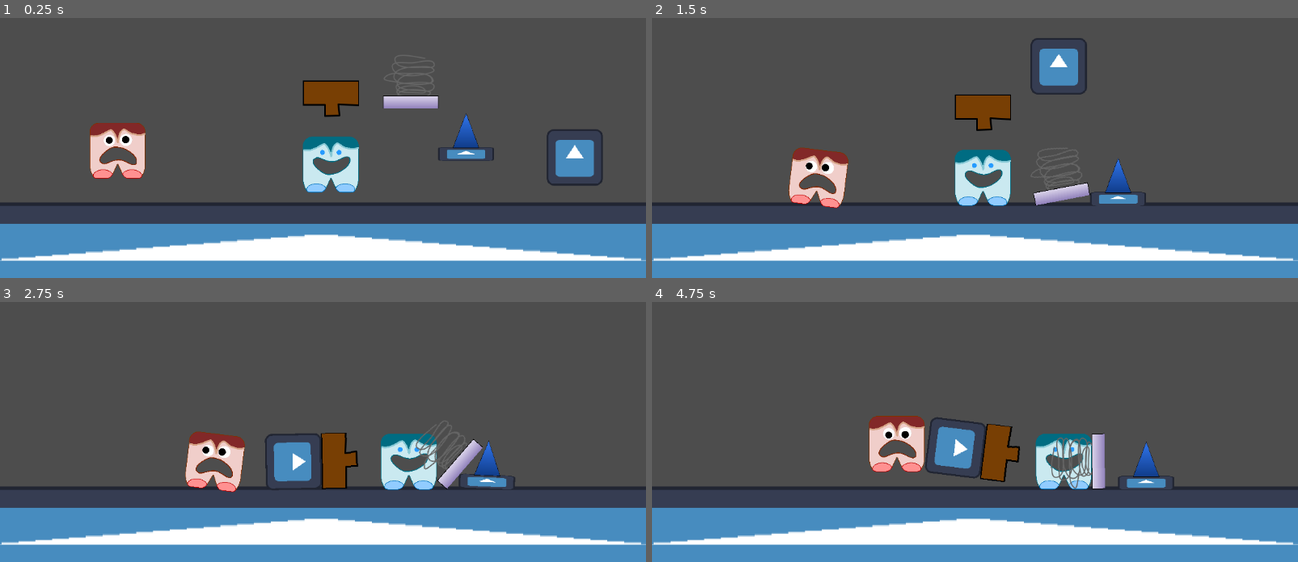
Above: before the commit, frames 1-4 (two rows, left to right).
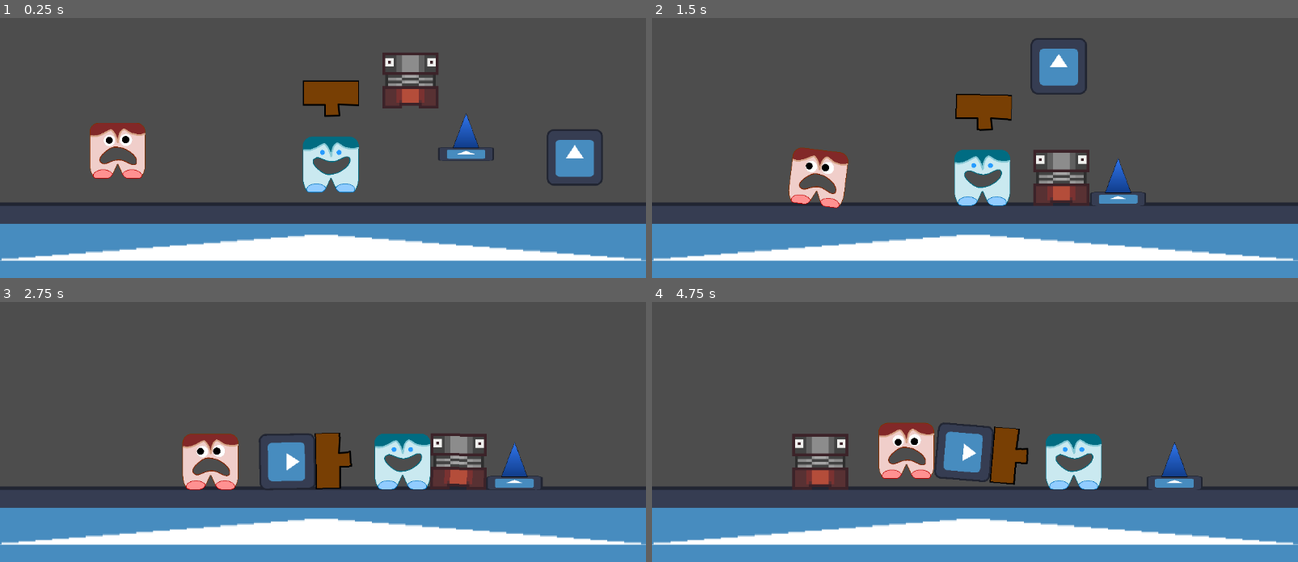
Above: after the commit, the same moments.

Repository: jkkivenko/james-gam-249
Game: Godot game, scene res://Scenes/jamess.tscn
Two runs of this game, one before a commit and one after it. Both use one fixed random seed, a clock stepped at 60 frames per second and the inputs below. This scene is started directly instead of the project's main scene. The engine's default icon, where the game draws it, is replaced by a stand-in: a white triangle on a blue panel in a dark square.
Inputs (mouse positions are in pixels of both pictures, inside the frame that each line leads up to):
- Up to frame 1 (0.25 s): no input
- Up to frame 2 (1.5 s): drag from (1226, 179) to (outside the picture) at 0.52 s; drag from (1065, 54) to (942, 168) at 1.27 s
- Up to frame 3 (2.75 s): move the mouse to (465, 484) at 2.02 s; hold D (Move Right) from 2.03 s (still down); hold Left (Swing Counterclockwise) from 2.03 s (still down); click (465, 484) at 2.17 s
- Up to frame 4 (4.75 s): release D (Move Right) at 2.75 s; release Left (Swing Counterclockwise) at 2.75 s; drag from (1097, 450) to (781, 325) at 2.77 s; move the mouse to (1168, 434) at 3.52 s; hold A (Move Left) 3.53-4.25 s; hold Right (Swing Clockwise) 3.53-4.25 s; drag from (781, 325) to (outside the picture) at 4.27 s

The runs differ from the first frame. In frame 1, 1.5% of the frame differs, in the area x 59-68%, y 13-35%; in frame 2, 1.8%; in frame 3, 5.4%; in frame 4, 7.8%, in the area x 21-86%, y 43-73%.

Commit message:
Change spring behaviour

Diff:
--- a/Scenes/Menu/level_button.tscn
+++ /dev/null
@@ -1,6 +0,0 @@
-[gd_scene format=3 uid="uid://hufwf0pqnxy8"]
-
-[node name="Button" type="Button"]
-offset_right = 8.0
-offset_bottom = 8.0
-text = "Level 1: It is a level"
--- a/Scenes/spring.tscn
+++ b/Scenes/spring.tscn
@@ -1,19 +1,35 @@
-[gd_scene load_steps=5 format=3 uid="uid://dqnnoeh0dq28u"]
+[gd_scene load_steps=7 format=3 uid="uid://dqnnoeh0dq28u"]
 
 [ext_resource type="Script" uid="uid://4b3ajjnoantp" path="res://Scripts/spring.gd" id="1_1w5vy"]
-[ext_resource type="Texture2D" uid="uid://y06c534dcy4m" path="res://art/shpring.png" id="2_1w5vy"]
+[ext_resource type="Texture2D" uid="uid://d0ardo5risriq" path="res://art/piston.png" id="2_1w5vy"]
+[ext_resource type="Texture2D" uid="uid://dcxwp087val0" path="res://art/extendedpiston.png" id="3_7tg8b"]
 [ext_resource type="PackedScene" uid="uid://b0x3aihndppp2" path="res://Scenes/attachment_point.tscn" id="3_42hq0"]
 
-[sub_resource type="ConvexPolygonShape2D" id="ConvexPolygonShape2D_fhxds"]
-points = PackedVector2Array(50, 27, 50, 50, -50, 50, -50, 27)
+[sub_resource type="RectangleShape2D" id="RectangleShape2D_7tg8b"]
+size = Vector2(100, 100)
+
+[sub_resource type="RectangleShape2D" id="RectangleShape2D_1w5vy"]
+size = Vector2(86, 15)
 
 [node name="Spring" type="CollisionShape2D"]
-shape = SubResource("ConvexPolygonShape2D_fhxds")
+shape = SubResource("RectangleShape2D_7tg8b")
 script = ExtResource("1_1w5vy")
+springiness = 700.0
+compressed_texture = ExtResource("2_1w5vy")
+extended_texture = ExtResource("3_7tg8b")
 
 [node name="Sprite2D" type="Sprite2D" parent="."]
+scale = Vector2(5, 5)
 texture = ExtResource("2_1w5vy")
 
 [node name="Bottom" parent="." instance=ExtResource("3_42hq0")]
 position = Vector2(0, 50)
 rotation = -3.14159
+
+[node name="SpringDetectionArea" type="Area2D" parent="."]
+collision_layer = 0
+collision_mask = 5
+
+[node name="CollisionShape2D" type="CollisionShape2D" parent="SpringDetectionArea"]
+position = Vector2(0, -51.5)
+shape = SubResource("RectangleShape2D_1w5vy")
--- a/Scripts/spring.gd
+++ b/Scripts/spring.gd
@@ -1,10 +1,23 @@
-class_name Spring extends HammerComponent
+class_name Piston extends HammerComponent
 
 @export var springiness : float = 350
 @export var cooldown : float = 1.0
+
+@export var compressed_texture : Texture2D
+@export var extended_texture : Texture2D
 
 var time_since_last_hit : float = INF
 
 func _process(delta):
 	time_since_last_hit += delta
 	#print(time_since_last_hit)
+	if time_since_last_hit > cooldown:
+		$Sprite2D.texture = compressed_texture
+	else:
+		$Sprite2D.texture = extended_texture
+	for body in $SpringDetectionArea.get_overlapping_bodies():
+		if get_parent() is WeaponPivot and time_since_last_hit > cooldown:
+			time_since_last_hit = 0.0
+			get_parent().apply_impulse((-Vector2.UP).rotated(global_rotation) * springiness, global_position - get_parent().global_position)
+			if body is RigidBody2D:
+				body.apply_impulse(Vector2.UP.rotated(global_rotation) * springiness * 2.0)
--- a/Scripts/weapon_pivot.gd
+++ b/Scripts/weapon_pivot.gd
@@ -192,13 +192,7 @@
 		return
 	var hit = body.shape_owner_get_owner(body.shape_find_owner(body_shape_index)).get_parent()
 	var block_that_performed_hit : HammerComponent = shape_owner_get_owner(shape_find_owner(local_shape_index))
-	# If you hit with a spring, apply some forces
-	if block_that_performed_hit is Spring:
-		if block_that_performed_hit.time_since_last_hit > block_that_performed_hit.cooldown:
-			block_that_performed_hit.time_since_last_hit = 0.0
-			apply_impulse((-Vector2.UP).rotated(block_that_performed_hit.global_rotation) * block_that_performed_hit.springiness, block_that_performed_hit.global_position - global_position)
-			if hit is RigidBody2D:
-				hit.apply_impulse(Vector2.UP.rotated(block_that_performed_hit.global_rotation) * block_that_performed_hit.springiness * 2.0)
+	# NOTE: Spring calculations are done in the Piston class
 	# ensure you have hit an enemy
 	if not "required_impulse_to_kill" in hit:
 		return
